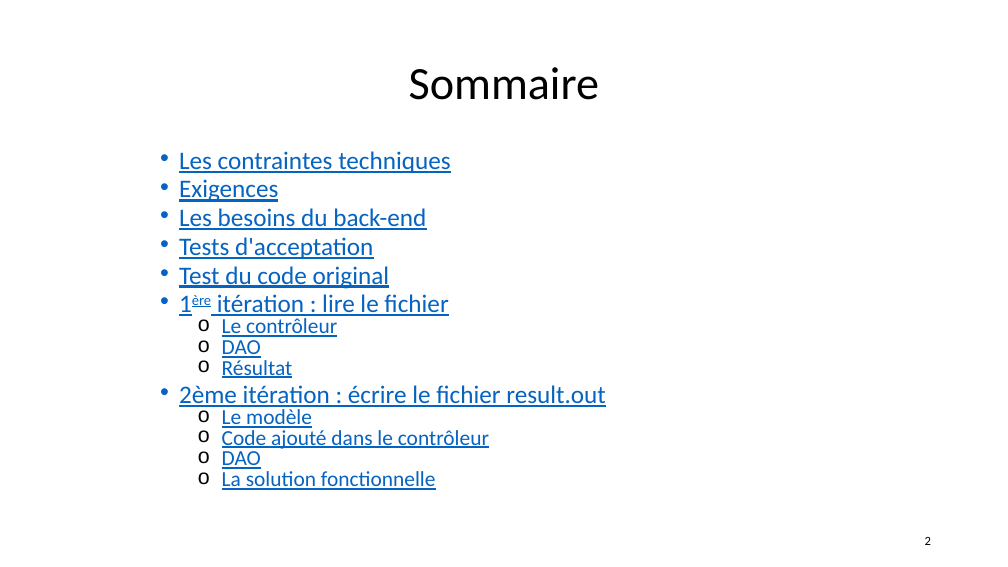
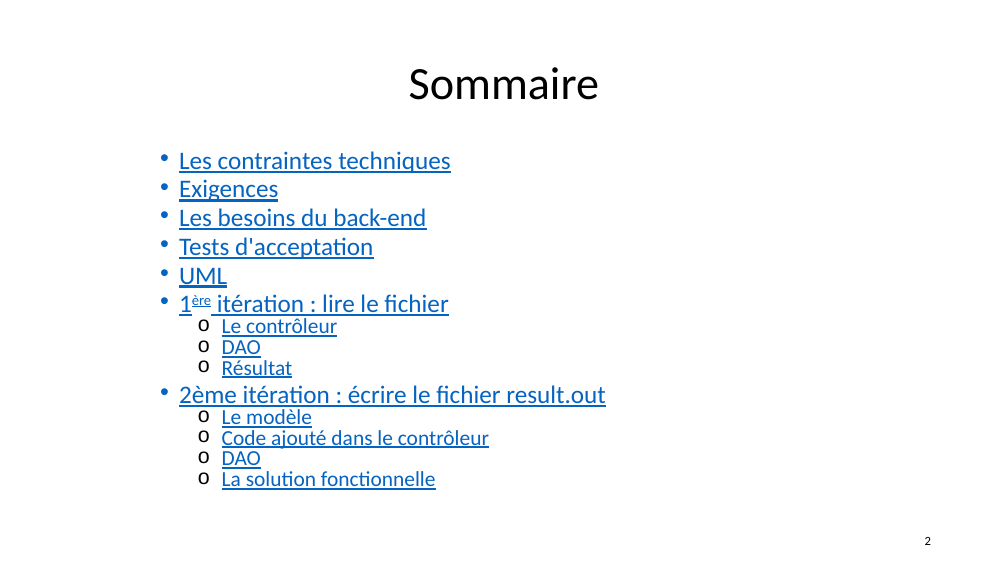
Before and after one commit to andrechico999/https-github.com-emmo78-com.safetynet.alerts, a slide deck: slide 2 of A_Livrables/MOREL_Olivier_4_slides_062022.pptx. Drawn at 1008x567 pixels with LibreOffice and Linux fonts; fonts in the diff are those of the drawing. Boxes give left, top, right and bottom in pixels: in the first picture for what was removed or moved away, otherwise in the second. Text is boxed around its words. In the diff, an @@ line names an element or a change of style, - is before the commit and + after.

Commit message:
wip : minimal coding to understand how coding test 'cause lack of experience

```diff
--- a/A_Livrables/MOREL_Olivier_4_slides_062022.pptx
+++ b/A_Livrables/MOREL_Olivier_4_slides_062022.pptx
@@ text at <box>179,267,227,288</box>: text changed @@
-• Test du code original
+• UML
```
Also in this commit, not shown: 1 slide added, 19 other files.
